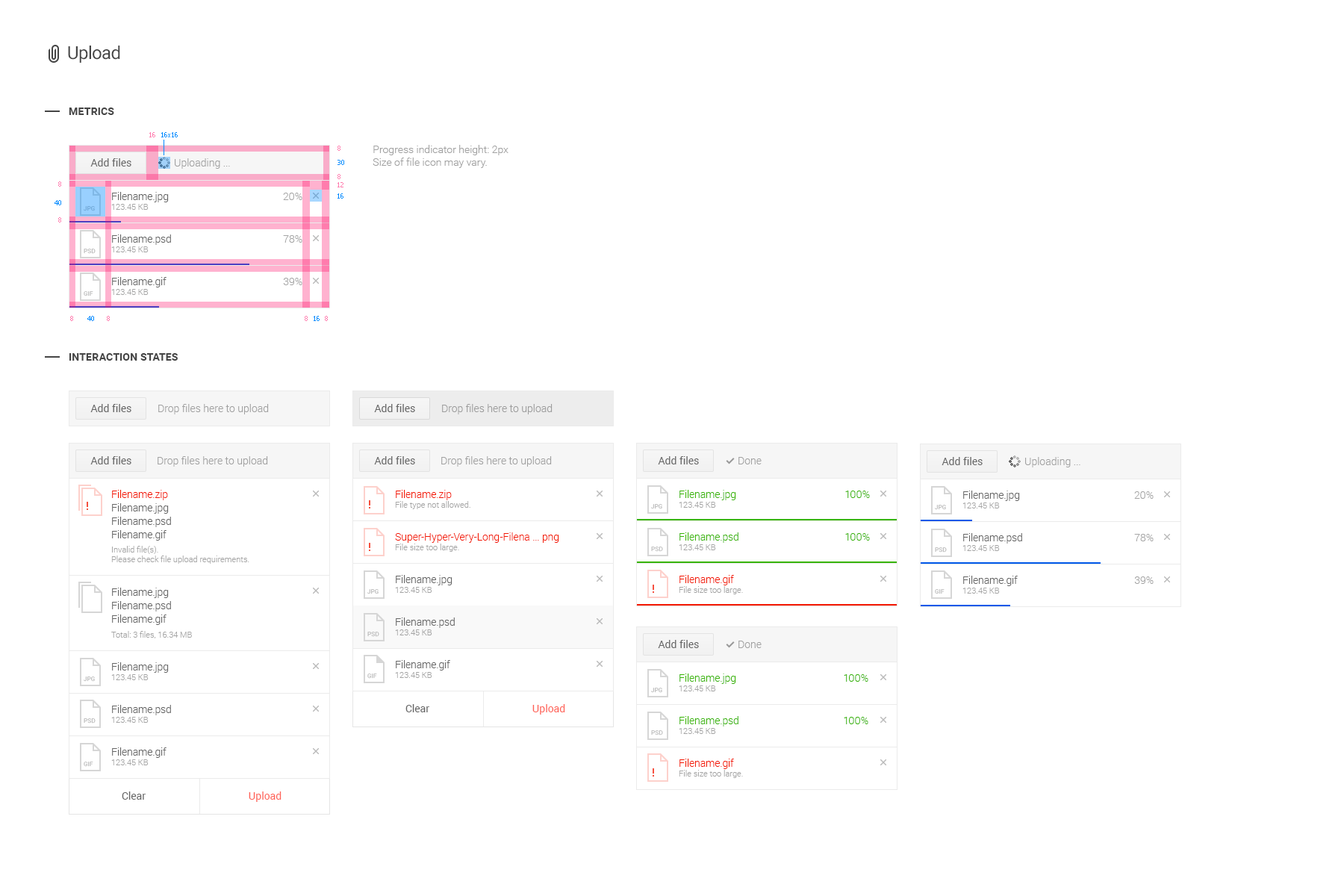
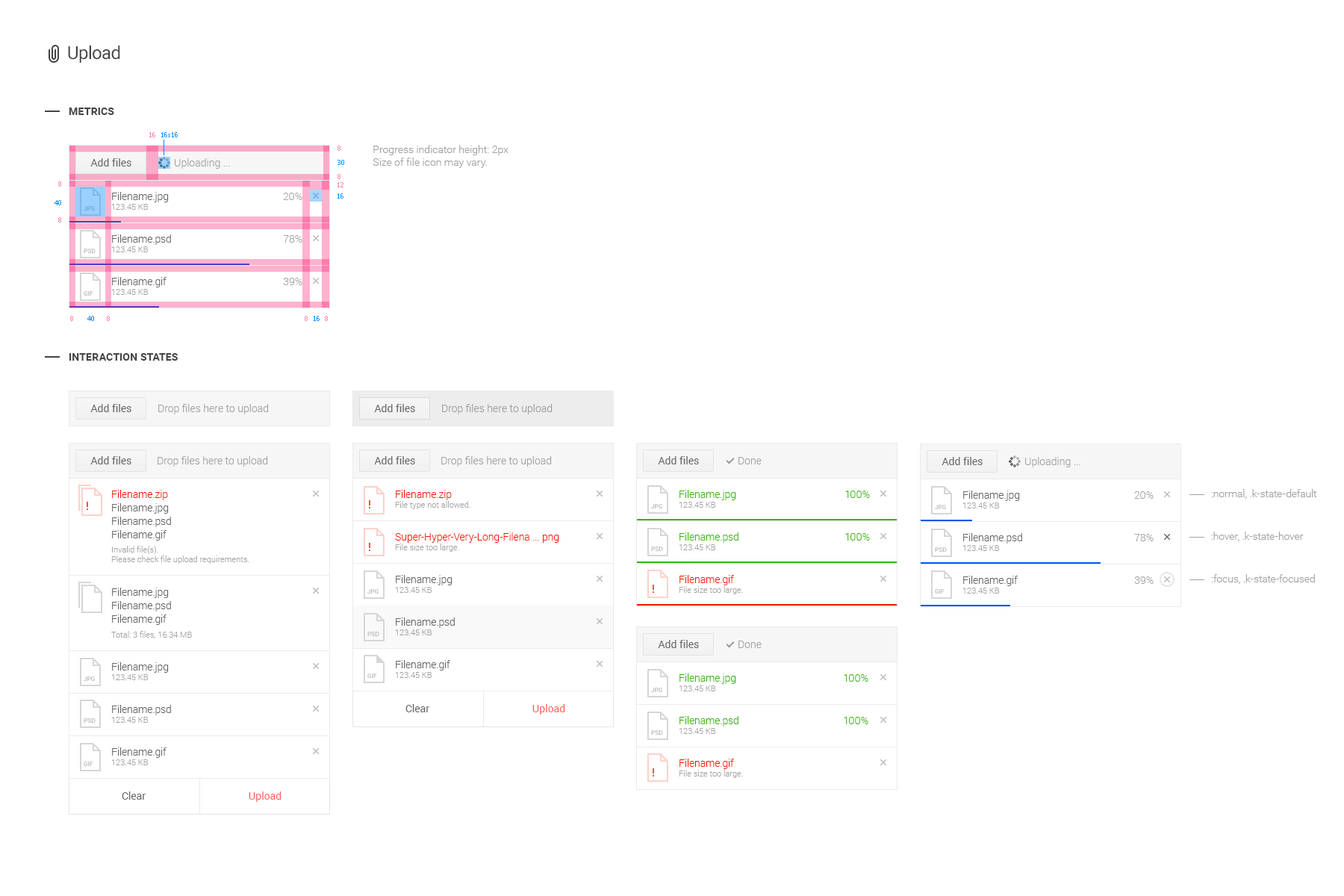
Layers edited between the first and the second 1344x896 image:
painted on "x" (10th of 22, in "Interaction states" › "Uploading") over (x1=1163, y1=533, x2=1170, y2=540)
added layer ":normal, .k-state-default :hover, .k-state-hover :focus, .k-sta" in group "Uploading" over (x1=1210, y1=488, x2=1317, y2=584)
added layer "leaders" in group "Uploading" over (x1=1189, y1=494, x2=1204, y2=580)
added layer "focused" in group "Uploading" over (x1=1160, y1=573, x2=1173, y2=586)
